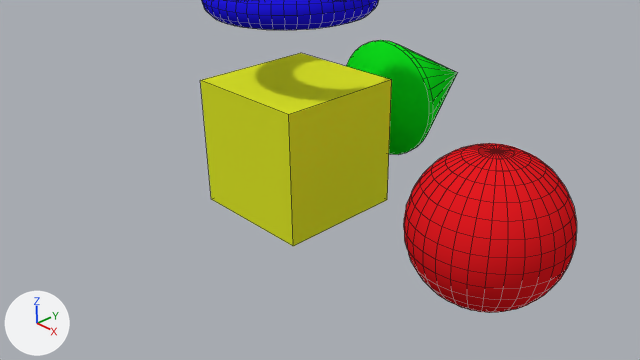
An edit to the Blender file demo/data/IcDemo/MixShapes/MixShapes.blend, drawn before and after from the same camera.
The view is the same before and after, from the file's camera 'Camera'. Lighting does not change. The marker at lower left points along +X, +Y and +Z. Mesh edges are drawn as thin lines.

The scene before the commit, as lines of its bpy script (objects in view):
```python
mat_matcube = diffuse_material('MatCube')
mat_matcube.base_color = (0.727, 0.8, 0.0221)  # yellow #dee729
me_cone = bpy.data.meshes.new('Cone')
me_cone.from_pydata(...)  # 65 vertices, 65 faces; spans x -1.0..1.0, y -1.0..1.0, z -1.1..1.0
me_cone.polygons.foreach_set('use_smooth', [True] * 65)
me_cone.materials.append(mat_matgreen)  # green #10e71e
me_cube = bpy.data.meshes.new('Cube')
me_cube.from_pydata(...)  # a box spanning x -1.0..1.0, y -1.0..1.0, z -1.0..1.0
me_cube.materials.append(mat_matcube)  # its picture is missing
# before: 0 (1.0, 1.0, -1.0) at pixel (387, 199), 1 (1.0, -1.0, -1.0) at pixel (293, 246), 2 (-1.0, -1.0, -1.0) at pixel (211, 199), 3 (-1.0, 1.0, -1.0)
# before: 4 (1.0, 1.0, 1.0) at pixel (391, 79), 5 (1.0, -1.0, 1.0) at pixel (288, 114), 6 (-1.0, -1.0, 1.0) at pixel (200, 80), 7 (-1.0, 1.0, 1.0) at pixel (300, 52)
me_torus = bpy.data.meshes.new('Torus')
me_torus.from_pydata(...)  # a torus around z (ring radius 1.0, tube radius 0.25) spanning x -1.25..1.25, y -1.25..1.25, z -0.25..0.25
me_torus.polygons.foreach_set('use_smooth', [True] * 576)
me_torus.materials.append(mat_matblue)  # blue #221ae7
ob_cone = bpy.data.objects.new('Cone', me_cone)
ob_cone.location = (-0.11, 3.2, 1.2)
ob_cone.rotation_euler = (-1.571, 0.0, 0.0)  # degrees (-90, 0, 0)
ob_cube = bpy.data.objects.new('Cube', me_cube)
ob_cube.location = (0.0, 0.0, 1.07)
ob_torus = bpy.data.objects.new('Torus', me_torus)
ob_torus.location = (-0.06, 0.01, 3.31)
# also in view: 'Sphere' at (3.57, -0.13, 1.1)
```
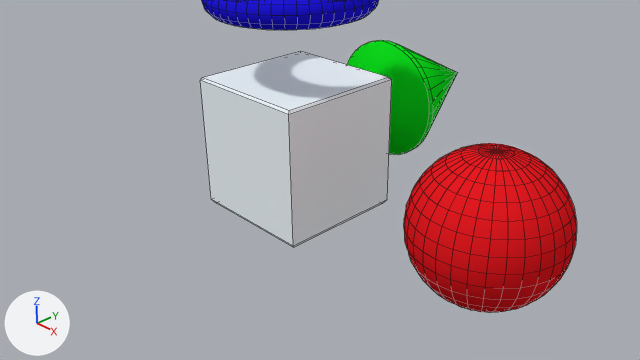
Where the change shows, as pixel boxes (x1, y1, x2, y2) in the pictures (640 x 360 px):
'Cube', recoloured, reshaped (yellow to white): before (200, 53, 392, 246); after (200, 51, 392, 248)
part 1 of me_cube, built on: after (211, 199, 387, 248)
part 2 of me_cube, built on: before (201, 53, 390, 114); after (201, 51, 391, 114)

What changed in the scene script:
```text
Change mat_matcube:
    mat_matcube.base_color: (0.727, 0.8, 0.0221) -> (0.888, 0.956, 1.0)  # yellow #dee729 -> white #f2faff
Change me_cube:
    where me_cube.from_pydata(...)  # 8 vertices, 6 faces; spans x -1.0..1.0, y -1.0..1.0, z -1.0..1.0
    used by ob_cube; location = (0.0, 0.0, 1.07)
    verts and faces of me_cube; kept vertices keep their numbers, new ones are numbered from 8
    me_cube part 1
    add delete_faces([(0, 1, 2, 3)])
    add verts[12] = (0.95, 0.95, -1.07)  # pixel (382, 203)
    add verts[13] = (0.95, -0.95, -1.07)  # pixel (293, 247)
    add verts[14] = (-0.95, 0.95, -1.07)
    add verts[15] = (-0.95, -0.95, -1.07)  # pixel (216, 203)
    add faces += [(0, 1, 13, 12), (12, 13, 15, 14), (2, 3, 14, 15), (1, 2, 15, 13), (0, 12, 14, 3)]
    me_cube part 2
    add delete_faces([(4, 7, 6, 5)])
    add verts[8] = (0.97, 0.97, 1.04)  # pixel (389, 77)
    add verts[9] = (0.97, -0.97, 1.04)  # pixel (289, 110)
    add verts[10] = (-0.97, 0.97, 1.04)  # pixel (300, 51)
    add verts[11] = (-0.97, -0.97, 1.04)  # pixel (202, 77)
    add faces += [(5, 9, 11, 6), (8, 10, 11, 9), (4, 8, 9, 5), (6, 11, 10, 7), (4, 7, 10, 8)]
```
